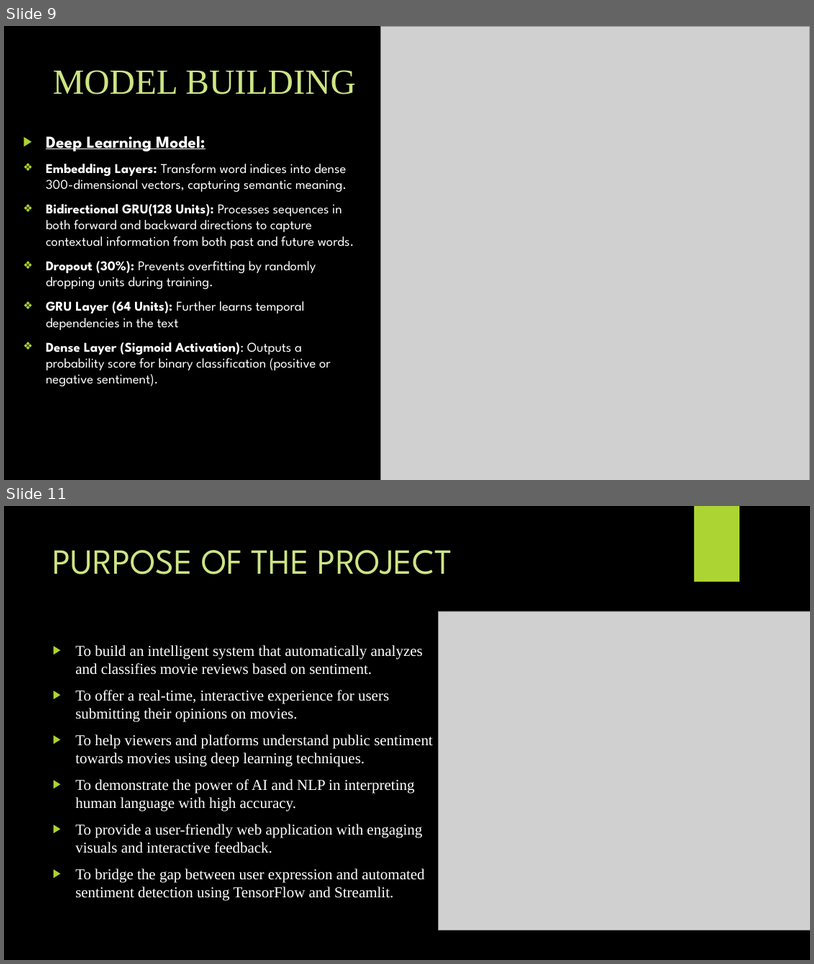
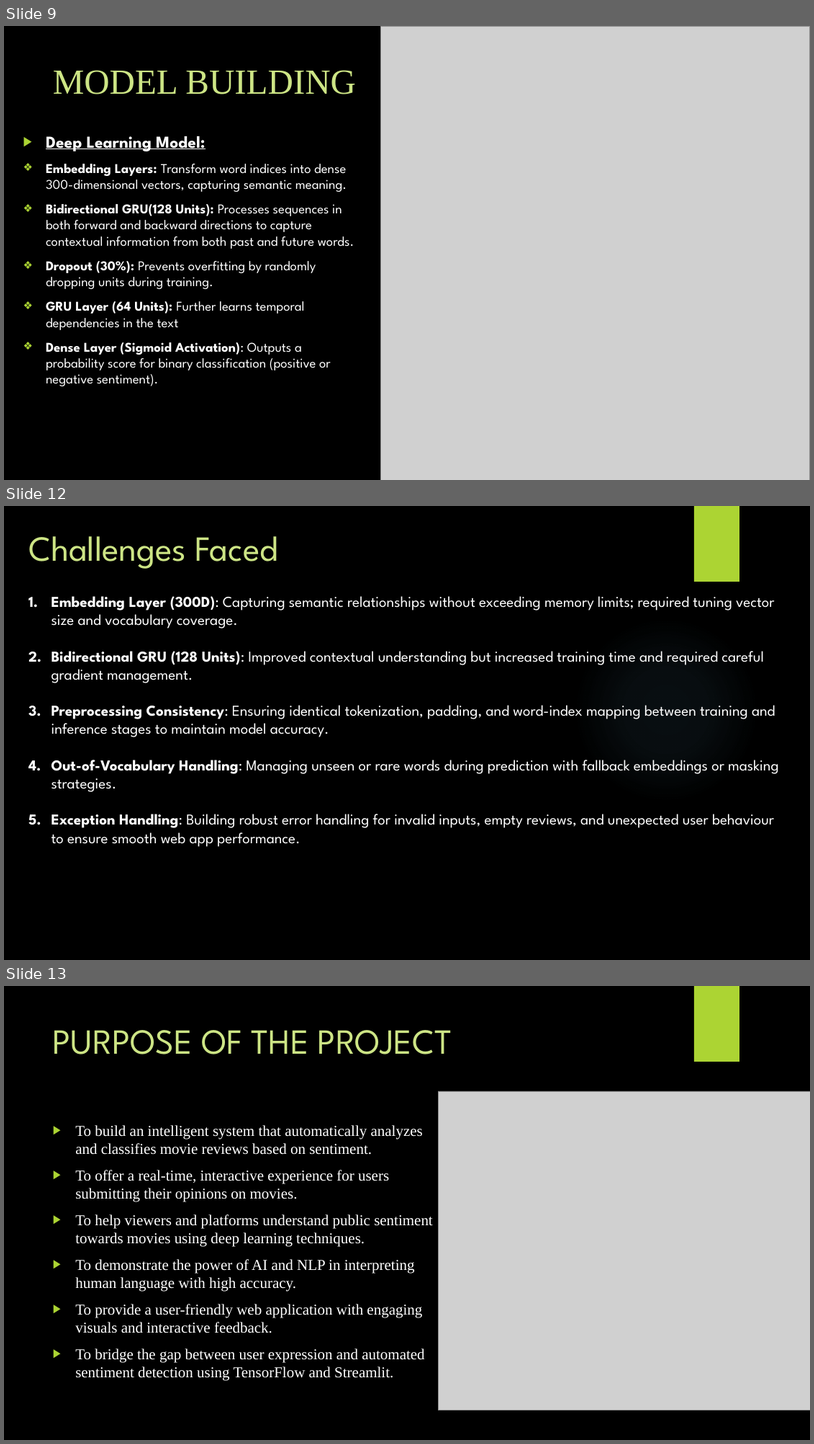
Before and after one commit to Subrat1920/IMDB-Sentiment-Analysis, a slide deck: Sentiment Analysis Final PPT.pptx. Shown one above the other, each under a label of ours: slides 9 and 11 before the commit, slides 9, 12 and 13 after it; the slides between them are not shown. The pictures are 814x964 and 814x1444 pixels, drawn with LibreOffice and Linux fonts; fonts in the diff are those of the drawing; grey boxes stand for pictures; background and template pictures are left out. Boxes give left, top, right and bottom in pixels: in the first picture for what was removed or moved away, otherwise in the second. Text is boxed around its words. In the diff, an @@ line names an element or a change of style, - is before the commit and + after.

```diff
--- a/Sentiment Analysis Final PPT.pptx
+++ b/Sentiment Analysis Final PPT.pptx
@@ slide 12 added at (x1=4, y1=506, x2=810, y2=960), background picture (left out); not listed: 1 template element that a slide beside it also shows @@
@@ title added at (x1=28, y1=536, x2=278, y2=569), 42 pt, text #CDE585 @@
+Challenges Faced
@@ text added at (x1=52, y1=596, x2=779, y2=847), 18 pt, text #FFFFFF @@
+1. Embedding Layer (300D): Capturing semantic relationships without exceeding memory limits; required tuning vector size and vocabulary coverage.
+2. Bidirectional GRU (128 Units): Improved contextual understanding but increased training time and required careful gradient management.
+3. Preprocessing Consistency: Ensuring identical tokenization, padding, and word-index mapping between training and inference stages to maintain model accuracy.
+4. Out-of-Vocabulary Handling: Managing unseen or rare words during prediction with fallback embeddings or masking strategies.
+5. Exception Handling: Building robust error handling for invalid inputs, empty reviews, and unexpected user behaviour to ensure smooth web app performance.
@@ ellipse added at (x1=574, y1=617, x2=759, y2=803), fill gradient #7AC4F0 @@
@@ what was slide 11 is now slide 13 @@
```
Also in this commit, not shown: 6 slides changed, 1 other slide added, 1 slide removed.
